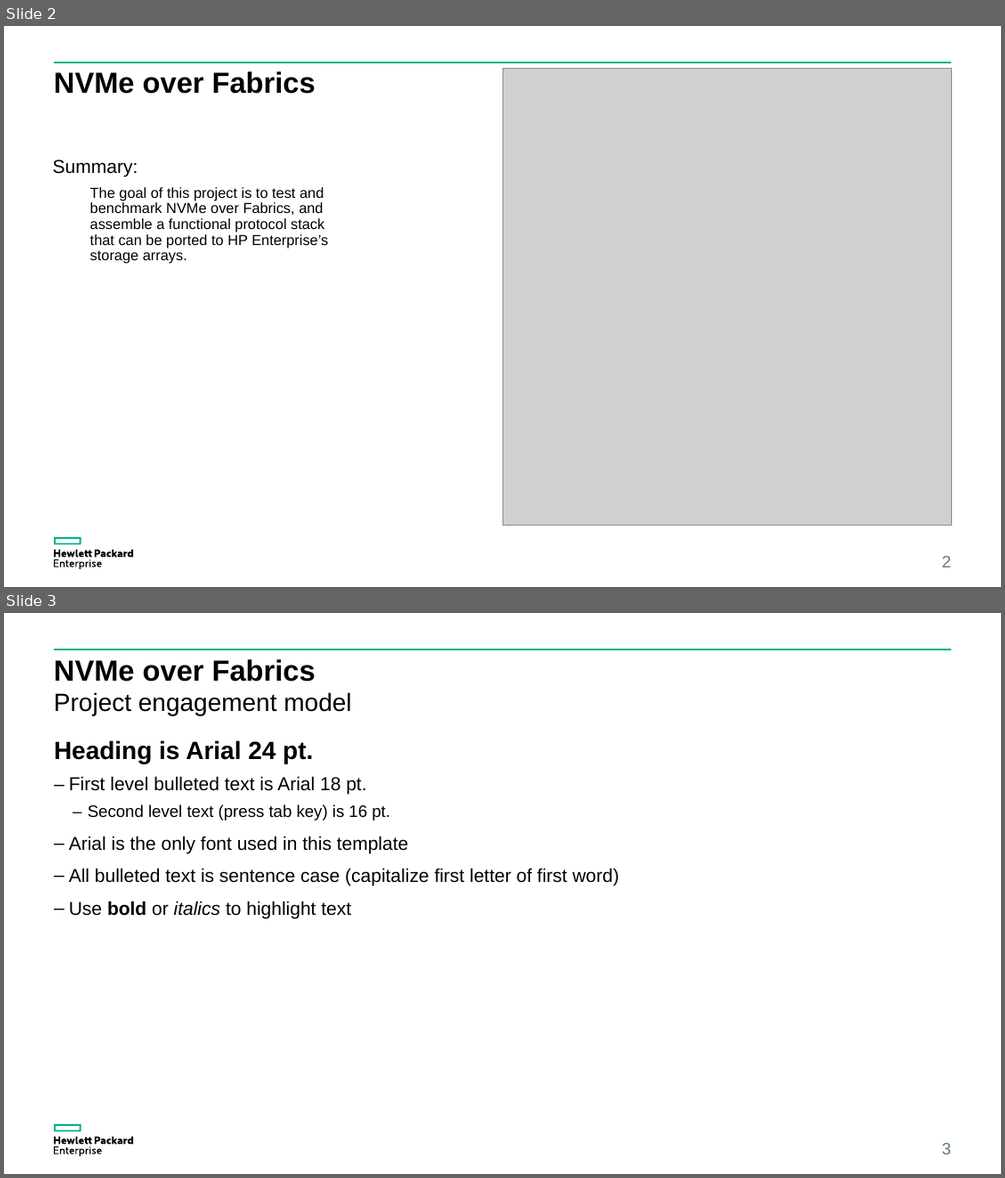
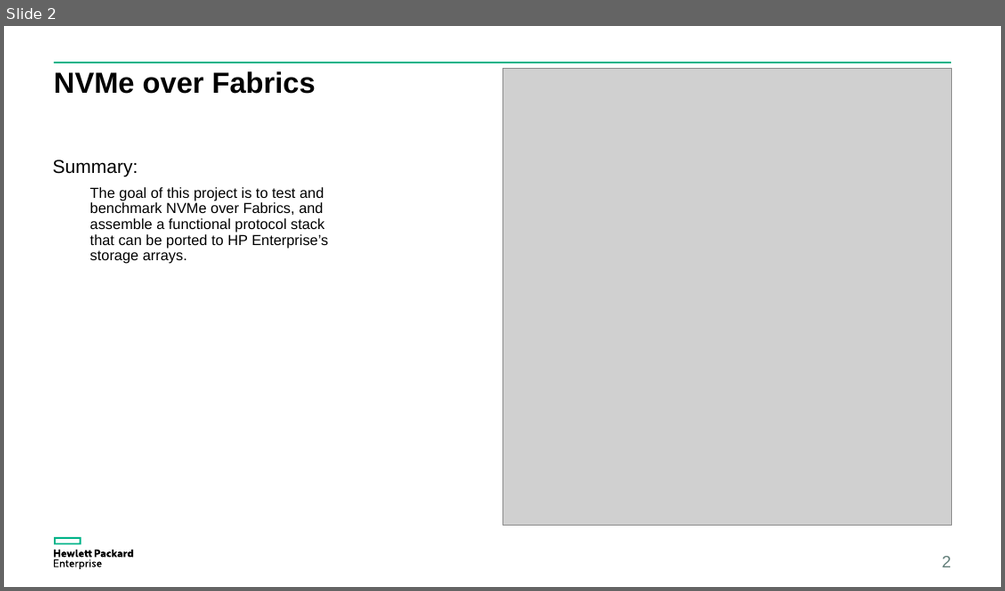
Before and after one commit to coy-humphrey/nvme-hpe, a slide deck: deliverables/HPE Presentation.pptx. Shown one above the other, each under a label of ours: slides 2 and 3 before the commit, slide 2 after it. The pictures are 1005x1178 and 1005x591 pixels, drawn with LibreOffice and Linux fonts; fonts in the diff are those of the drawing; grey boxes stand for pictures. Boxes give left, top, right and bottom in pixels: in the first picture for what was removed or moved away, otherwise in the second. Text is boxed around its words. In the diff, an @@ line names an element or a change of style, - is before the commit and + after.

```diff
--- a/deliverables/HPE Presentation.pptx
+++ b/deliverables/HPE Presentation.pptx
@@ slide 3 removed at (4,613,1001,1174), background #FFFFFF; not listed: 3 template elements that a slide beside it also shows @@
@@ title removed at (54,659,316,682) @@
-NVMe over Fabrics
@@ text removed at (54,692,351,715) @@
-Project engagement model
@@ text removed at (54,740,313,763) @@
-Heading is Arial 24 pt.
@@ text removed at (69,776,619,918) @@
-– First level bulleted text is Arial 18 pt.
-  – Second level text (press tab key) is 16 pt.
-– Arial is the only font used in this template
-– All bulleted text is sentence case (capitalize first letter of first word)
-– Use bold or italics to highlight text
@@ page number removed at (942,1143,951,1154) @@
-3
```
Also in this commit, not shown: 7 slides changed, 2 slides added.
